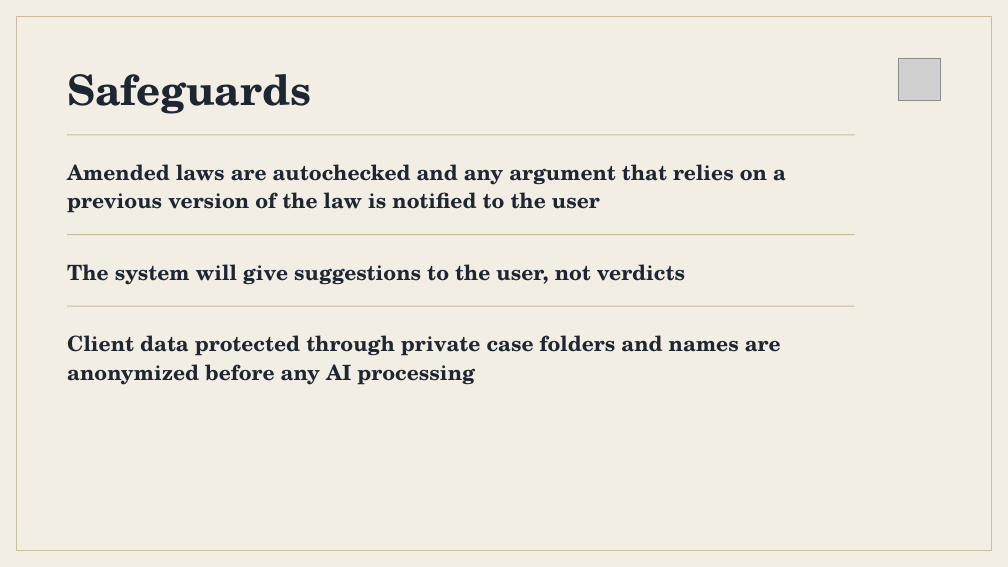
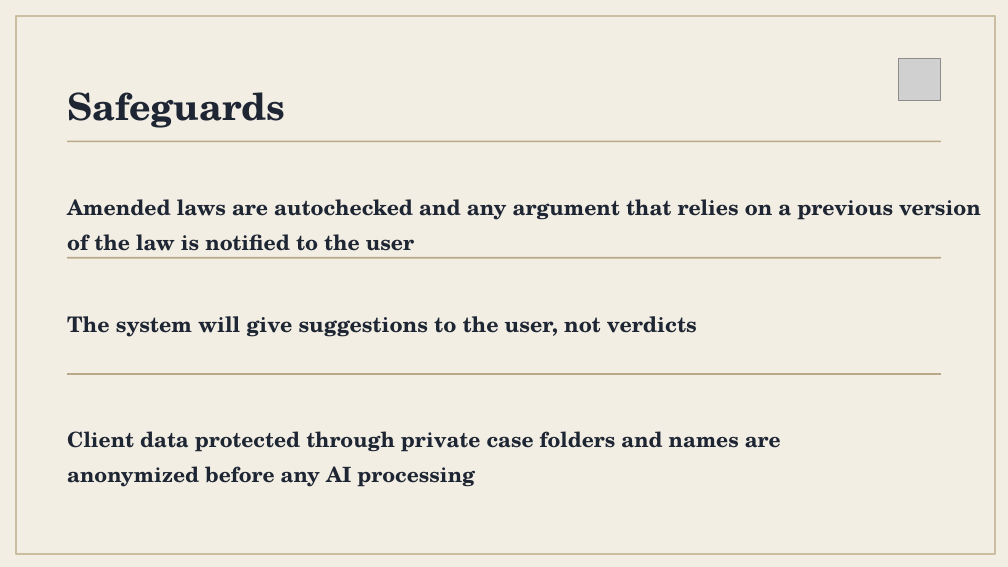
Before and after one commit to jinnia-sultana/LegalResearch_CasePreparation-Assistant, a slide deck: slide 9 of docs/Proposal/GR-20.pptx. Drawn at 1008x567 pixels with LibreOffice and Linux fonts; fonts in the diff are those of the drawing; grey boxes stand for pictures. Boxes give left, top, right and bottom in pixels: in the first picture for what was removed or moved away, otherwise in the second. Text is boxed around its words. In the diff, an @@ line names an element or a change of style, - is before the commit and + after.

```diff
--- a/docs/Proposal/GR-20.pptx
+++ b/docs/Proposal/GR-20.pptx
@@ rectangle at bbox=[17, 17, 995, 554]: outline #CBBD9F 1 pt to #CBBD9F 1.5 pt @@
@@ text "Safeguards" at bbox=[67, 92, 285, 128]: size 40 to 35.8 pt; line spacing 44pt to 1.34 @@
@@ line removed from (67, 135) to (855, 135) @@
@@ rectangle added at bbox=[67, 141, 941, 142], fill #B9A989 @@
@@ text "Amended laws are autochecked and ...": place and size @@
-text "Amended laws are autochecked and ..." at bbox=[67, 164, 786, 213]
+text "Amended laws are autochecked and ..." at bbox=[67, 199, 981, 258]
@@ text "Amended laws are autochecked and ..." at bbox=[67, 199, 981, 258]: size 20 to 20.2 pt; line spacing 27pt to 1.4 @@
@@ line removed from (67, 234) to (855, 234) @@
@@ rectangle added at bbox=[67, 257, 941, 259], fill #B9A989 @@
@@ text "The system will give suggestions ...": place and size @@
-text "The system will give suggestions ..." at bbox=[67, 264, 685, 285]
+text "The system will give suggestions ..." at bbox=[67, 316, 697, 337]
@@ text "The system will give suggestions ..." at bbox=[67, 316, 697, 337]: size 20 to 20.4 pt; line spacing 27pt to 1.4 @@
@@ line removed from (67, 306) to (855, 306) @@
@@ rectangle added at bbox=[67, 374, 941, 375], fill #B9A989 @@
@@ text "Client data protected through private ...": place and size @@
-text "Client data protected through private ..." at bbox=[67, 335, 781, 385]
+text "Client data protected through private ..." at bbox=[67, 431, 781, 487]
@@ text "Client data protected through private ..." at bbox=[67, 431, 781, 487]: line spacing 27pt to 1.4 @@
```
Also in this commit, not shown: 10 other slides changed, 1 other file.
